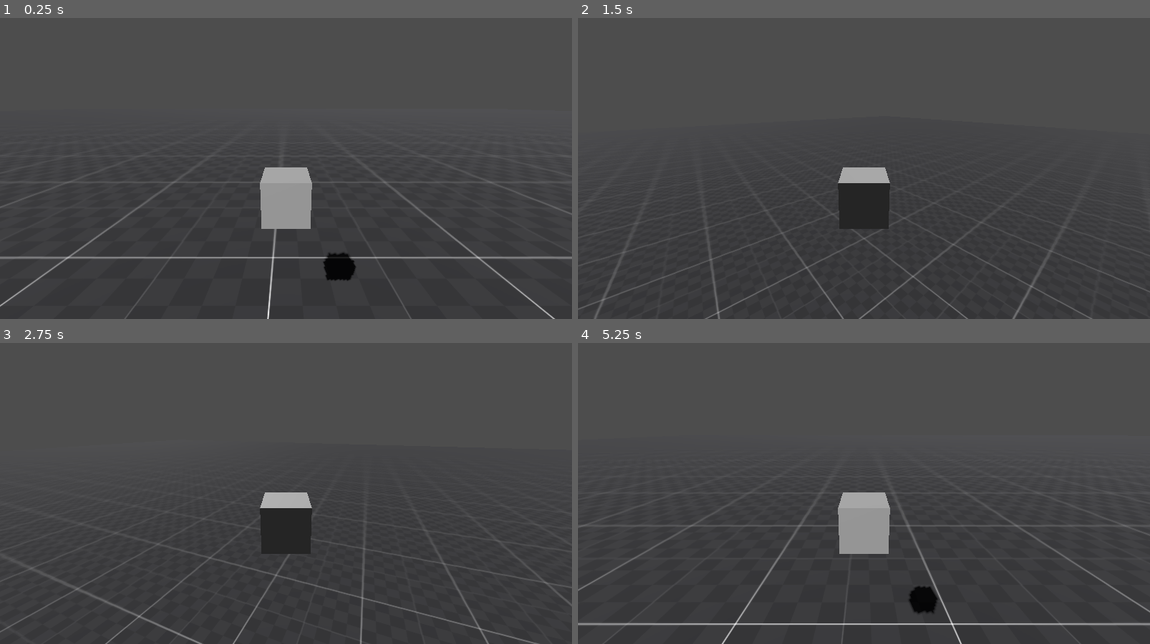
Above: before the commit, frames 1-4 (two rows, left to right).
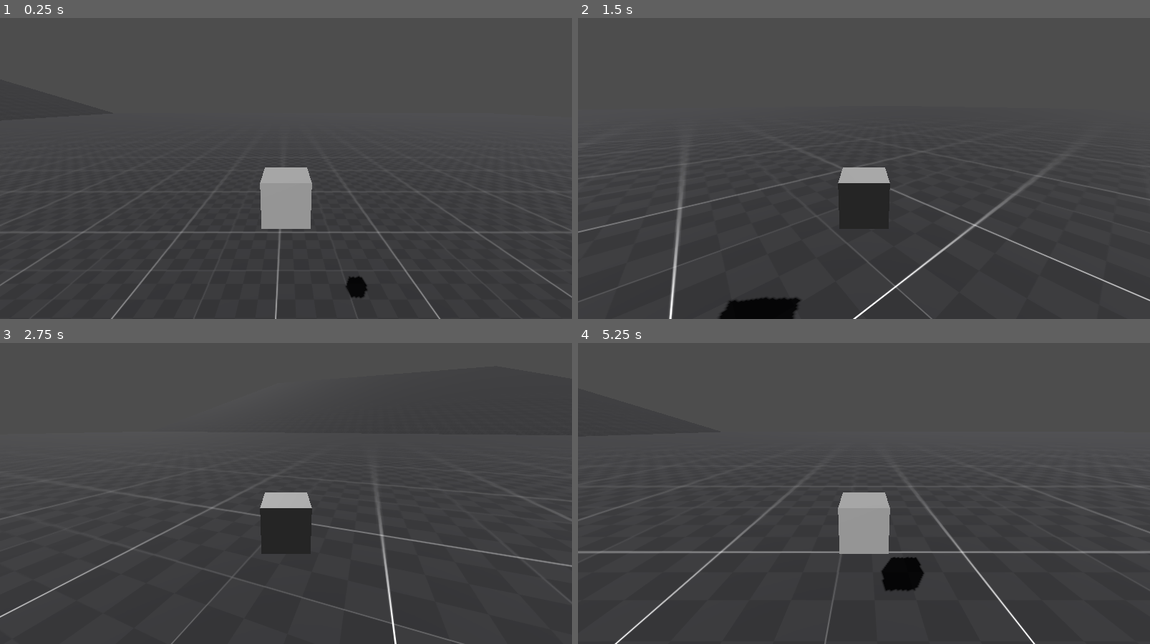
Above: after the commit, the same moments.

Repository: CactusHertz/car-test
Game: Godot game, scene res://level.tscn
Two runs of this game, one before a commit and one after it. Both use one fixed random seed, a clock stepped at 60 frames per second and the inputs below.
Inputs:
- Up to frame 1 (0.25 s): no input
- Up to frame 2 (1.5 s): hold D (move_right) 0.53-1.28 s; hold S (move_back) from 1.28 s (still down)
- Up to frame 3 (2.75 s): release S (move_back) at 2.03 s; hold D (move_right) from 2.03 s (still down)
- Up to frame 4 (5.25 s): release D (move_right) at 2.78 s; hold W (move_forward) 2.78-3.53 s; hold A (move_left) 3.53-5.03 s; hold S (move_back) from 5.03 s (still down)

The runs differ from the first frame. In frame 1, 2.8% of the frame differs, in the area x 0-100%, y 45-100%; in frame 2, 2.9%; in frame 3, 2.1%; in frame 4, 4.0%, in the area x 0-100%, y 47-100%.

Commit message:
Fix hover stability

Diff:
--- a/Car_rb.gd
+++ b/Car_rb.gd
@@ -3,7 +3,7 @@
 var speed := 40
 var steering_factor := 3.0
 
-var gravity_force := 9.0
+var gravity_force := 50.0
 
 func _ready() -> void:
 	pass
--- a/Car_rb.tscn
+++ b/Car_rb.tscn
@@ -24,5 +24,7 @@
 transform = Transform3D(1, 0, 0, 0, 0.965926, 0.258819, 0, -0.258819, 0.965926, 0, 2, 4.26739)
 
 [node name="RayCast3D" type="RayCast3D" parent="."]
-target_position = Vector3(2.08165e-12, -4, 2.08165e-12)
+target_position = Vector3(0, -5, 0)
 script = ExtResource("2_36moc")
+ride_height = -4.0
+ride_spring_damper = 5.0
--- a/RayCast3D.gd
+++ b/RayCast3D.gd
@@ -2,9 +2,9 @@
 
 @onready var car : RigidBody3D = get_parent()
 
-var ride_height := -1.0
+@export var ride_height := -9.0
 @export var ride_spring_damper := 10.0
-@export var ride_spring_strength := 100.0
+@export var ride_spring_strength := 50.0
 
 
 
@@ -14,6 +14,8 @@
 func _physics_process(delta):
 	if is_colliding():
 		apply_spring_force(delta)
+
+		align_to_normal(delta)
 
 
 func apply_spring_force(delta):
@@ -26,9 +28,19 @@
 
 	var rel_vel = ray_dir_vel
 
-	var distance = get_collision_point().distance_to(global_position)
+	var distance = -get_collision_point().distance_to(global_position)
 	var x = distance - ride_height
 
 	var spring_force = (x * ride_spring_strength) - (rel_vel * ride_spring_damper)
 
 	car.apply_central_force(ray_dir * spring_force)
+
+func align_to_normal(delta):
+	var normal := get_collision_normal()
+
+	var up := Vector3(0,1,0)
+
+	var target_rotation = up.cross(normal).normalized()
+
+	# print(target_rotation)
+	# var target_quat = Quat(up, normal).slerp(basis.get_rotation_quat(), 0.1)
--- a/level.tscn
+++ b/level.tscn
@@ -34,5 +34,15 @@
 [node name="CollisionShape3D" type="CollisionShape3D" parent="MeshInstance3D/StaticBody3D"]
 shape = SubResource("ConcavePolygonShape3D_qga2g")
 
+[node name="MeshInstance3D2" type="MeshInstance3D" parent="."]
+transform = Transform3D(0.955077, 0.296358, 0, -0.296358, 0.955077, 0, 0, 0, 1, -387.059, 56.0609, 0)
+mesh = SubResource("PlaneMesh_pgdtn")
+surface_material_override/0 = SubResource("StandardMaterial3D_sdnpf")
+
+[node name="StaticBody3D" type="StaticBody3D" parent="MeshInstance3D2"]
+
+[node name="CollisionShape3D" type="CollisionShape3D" parent="MeshInstance3D2/StaticBody3D"]
+shape = SubResource("ConcavePolygonShape3D_qga2g")
+
 [node name="Car" parent="." instance=ExtResource("2_xqhmb")]
-transform = Transform3D(1, 0, 0, 0, 1, 0, 0, 0, 1, 0.629413, 1.08582, 4.33549)
+transform = Transform3D(1, 0, 0, 0, 1, 0, 0, 0, 1, 0.629413, 12.1083, 4.33549)
